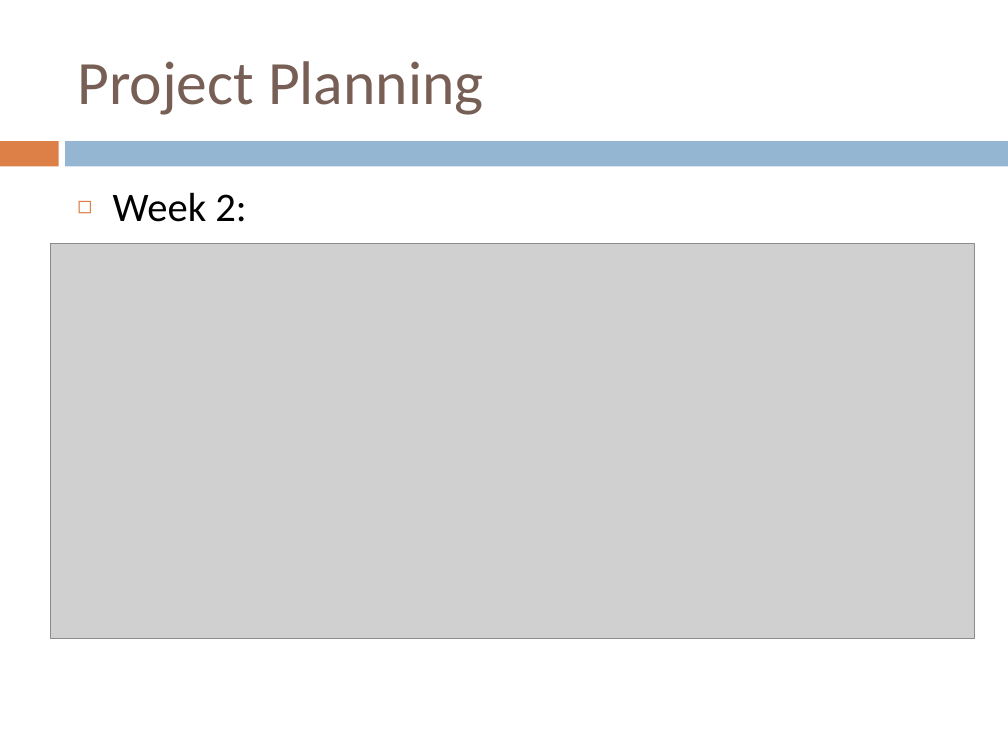
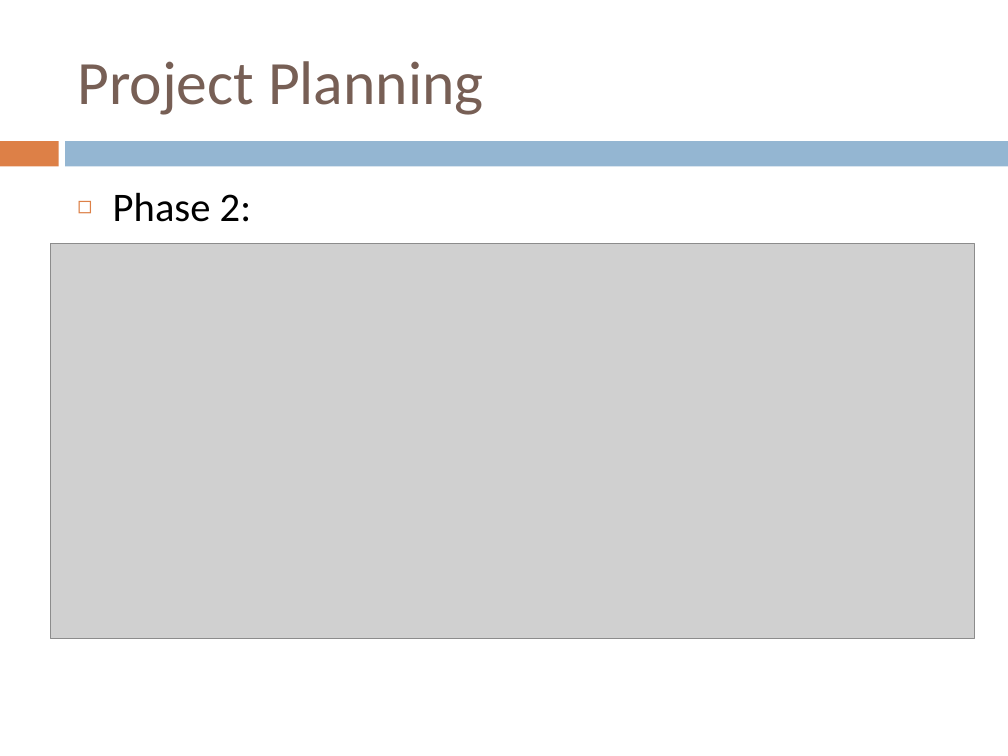
Before and after one commit to ledz1996/Group4Assng, a slide deck: slide 6 of Assn2/CSCI222 a2 presentation.pptx. Drawn at 1008x756 pixels with LibreOffice and Linux fonts; fonts in the diff are those of the drawing; grey boxes stand for pictures. Boxes give left, top, right and bottom in pixels: in the first picture for what was removed or moved away, otherwise in the second. Text is boxed around its words. In the diff, an @@ line names an element or a change of style, - is before the commit and + after.

```diff
--- a/Assn2/CSCI222 a2 presentation.pptx
+++ b/Assn2/CSCI222 a2 presentation.pptx
@@ text at (x1=113, y1=192, x2=251, y2=222): text changed @@
-◻ Week 2:
+◻ Phase 2:
```
Also in this commit, not shown: 7 other slides changed.
